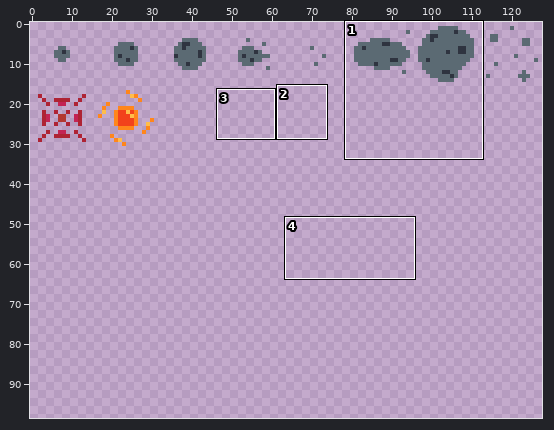
Edited in one commit: sprite sheet (assets/sprites/16-px-tiles.png). Above, an overview of the earlier version with the close-up marked.
Close-up. First the earlier version:
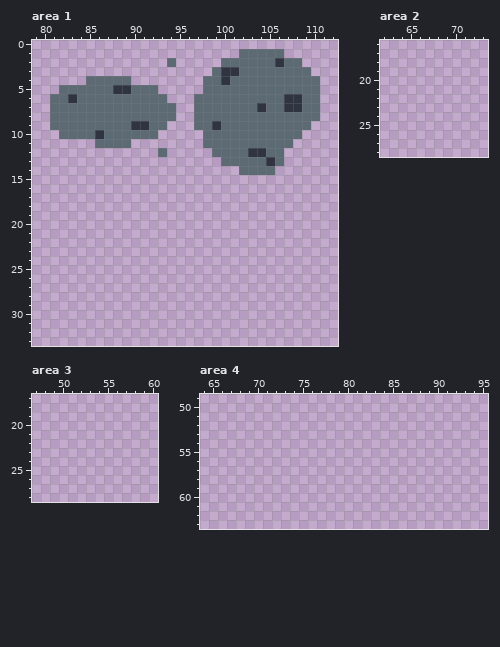
The file is 128x128 pixels. Shown: area 1: x 79..112, y 0..33; area 2: x 62..73, y 16..28; area 3: x 47..60, y 17..28; area 4: x 64..95, y 49..63. The wide view leaves out empty margins. The commit also changed other parts of the picture, which this record leaves out.
After:
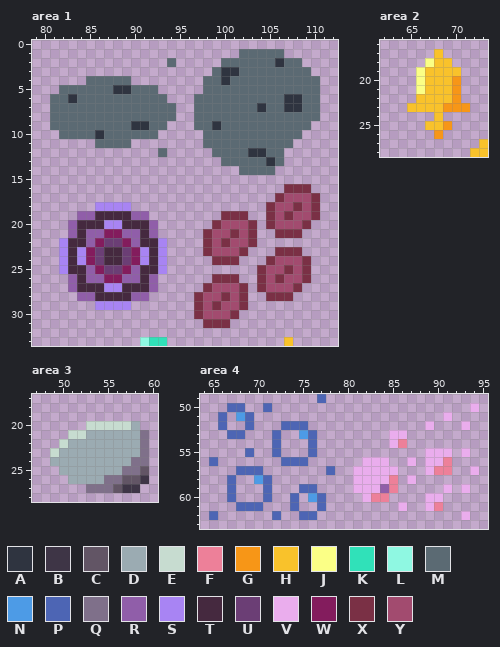
Palette (. is transparent): A #2f3440  B #3e3546  C #625565  D #9babb2  E #c7dcd0  F #ed8099  G #f79617  H #f9c22b  J #fbff86  K #30e1b9  L #8ff8e2  M #5b6a73  N #4d9be6  P #4d65b4  Q #7f708a  R #905ea9  S #a884f3  T #45293f  U #6b3e75  V #eaaded  W #831c5d  X #7a3045  Y #a24b6f
The edit:
Changed rows in their new state; - is an unchanged pixel.
Area 1:
first column x 82:
16 -------------------------XXX-
17 ------------------------XYYYX
18 ----SSSS---------------XYYXYX
19 --RRTTTTRR--------XXX--XYXYYX
20 -RTTTSSTTTR------XYYYX-XYYYX-
21 -RTRRWWRRTR-----XYYXYX--XXX--
22 STTRWUUWRTTS----XYXYYX-------
23 STSWUTTUWSTS----XYYYX---XXX--
24 STSWUTTUWSTS-----XXX---XYYYX-
25 STTRWUUWRTTS----------XYYXYX-
26 -RTRRWWRRTR------XXX--XYXYYX-
27 -RTTTSSTTTR-----XYYYX-XYYYX--
28 --RRTTTTRR-----XYYXYX--XXX---
29 ----SSSS-------XYXYYX--------
30 ---------------XYYYX---------
31 ----------------XXX----------
33 ---------LKK-------------H---
Area 2:
first column x 65:
17 ---H-----
18 --JHH----
19 -JHHHH---
20 -JHHHG---
21 -JHHHG---
22 -HHHHG---
23 HHHHGGG--
24 ---H-----
25 --HHG----
26 ---G-----
27 --------H
28 -------HH
Area 3:
first column x 49:
20 ----EEEEED-
21 --EEDDDDDDQ
22 -EDDDDDDDDQ
23 EDDDDDDDDDQ
24 DDDDDDDDDQQ
25 -DDDDDDDQQC
26 --DDDDQQCCB
27 ----QQQCBB-
Area 4:
first column x 65:
49 ------------P-----------------
50 --PP--P----------------------V
51 -P-NP---------------------V---
52 -P--P---PPP-------------V---V-
53 --PP---P--NP--------VV--------
54 -------P---P--------VF--------
55 ----P--P---P------------VVV-V-
56 P-------PPP------VVV--V-VVF---
57 ---PPP-------P--VVVVV---VFF--V
58 --P--NP---------VVVVF-V-------
59 --P---P---PP----VVVRF-----V-V-
60 --P---P--P-NP----VFF----VV----
61 ---PPP---P--P--------V--VF----
62 P------P--PP----------------V-
Boxes around the changes in both close-ups, in picture pixels (x1, y1, x2, y2):
added: (194, 184, 320, 328)
added: (59, 202, 167, 310)
added: (140, 337, 167, 346)
added: (284, 337, 293, 346)
added: (407, 49, 488, 157)
added: (50, 421, 149, 493)
added: (209, 394, 479, 520)
